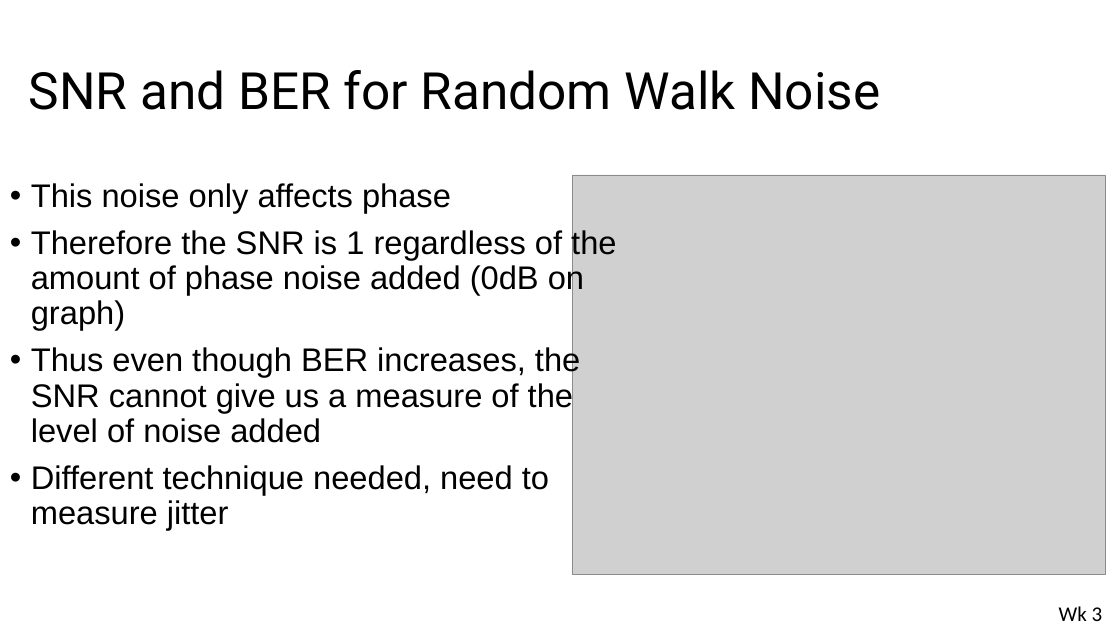
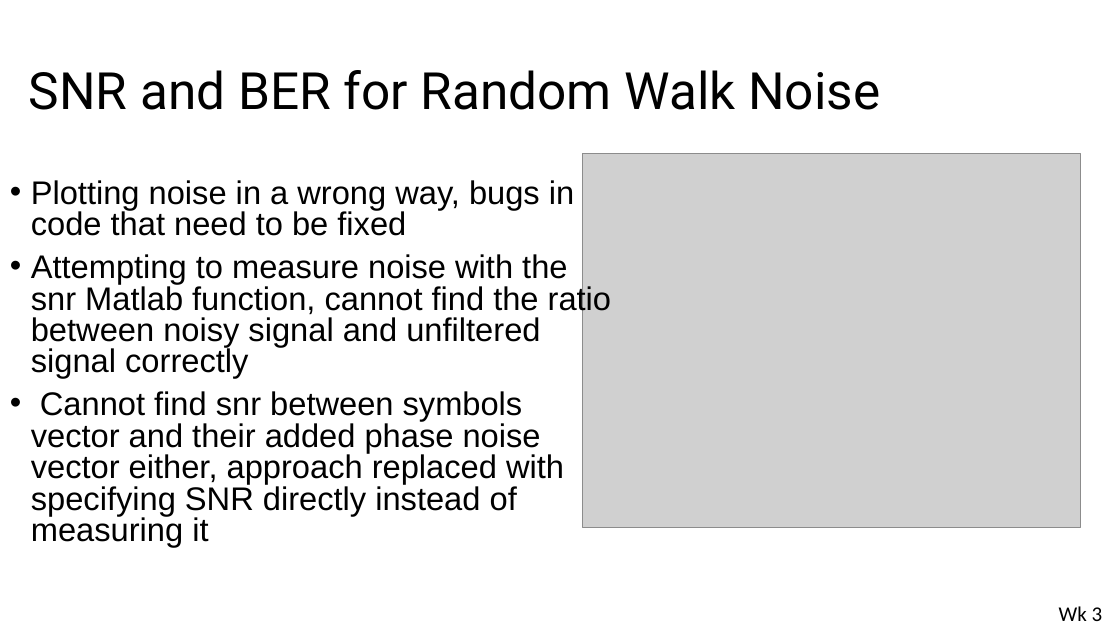
Before and after one commit to Emc54/CoherentTransceivers, a slide deck: slide 6 of Master's meetings presentation.pptx (slide 7 before the commit). Drawn at 1120x630 pixels with LibreOffice and Linux fonts; fonts in the diff are those of the drawing; grey boxes stand for pictures. Boxes give left, top, right and bottom in pixels: in the first picture for what was removed or moved away, otherwise in the second. Text is boxed around its words. In the diff, an @@ line names an element or a change of style, - is before the commit and + after.

Commit message:
presentation and phase estimation

```diff
--- a/Master's meetings presentation.pptx
+++ b/Master's meetings presentation.pptx
@@ picture: place and size @@
-picture at bbox=[572, 175, 1105, 575]
+picture at bbox=[583, 154, 1081, 528]
@@ text at bbox=[31, 180, 611, 547]: text changed @@
-• This noise only affects phase
-• Therefore the SNR is 1 regardless of the amount of phase noise added (0dB on graph)
-• Thus even though BER increases, the SNR cannot give us a measure of the level of noise added
-• Different technique needed, need to measure jitter
+• Plotting noise in a wrong way, bugs in code that need to be fixed
+• Attempting to measure noise with the snr Matlab function, cannot find the ratio between noisy signal and unfiltered signal correctly
+• Cannot find snr between symbols vector and their added phase noise vector either, approach replaced with specifying SNR directly instead of measuring it
```
Also in this commit, not shown: 2 other slides changed, 1 slide added, 3 slides removed, 1 other file.
